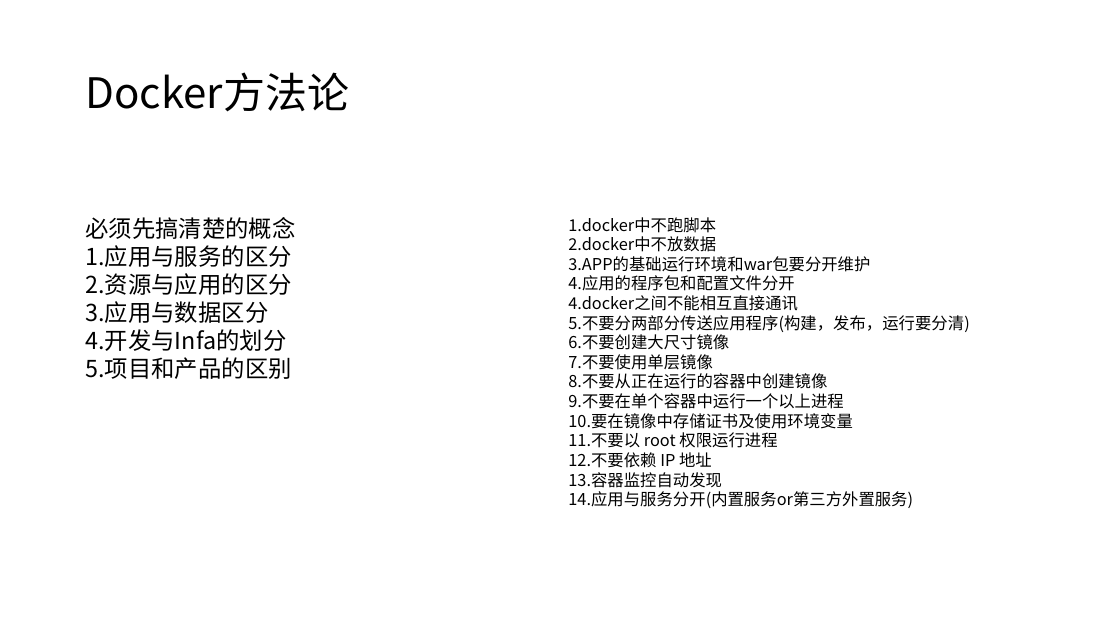
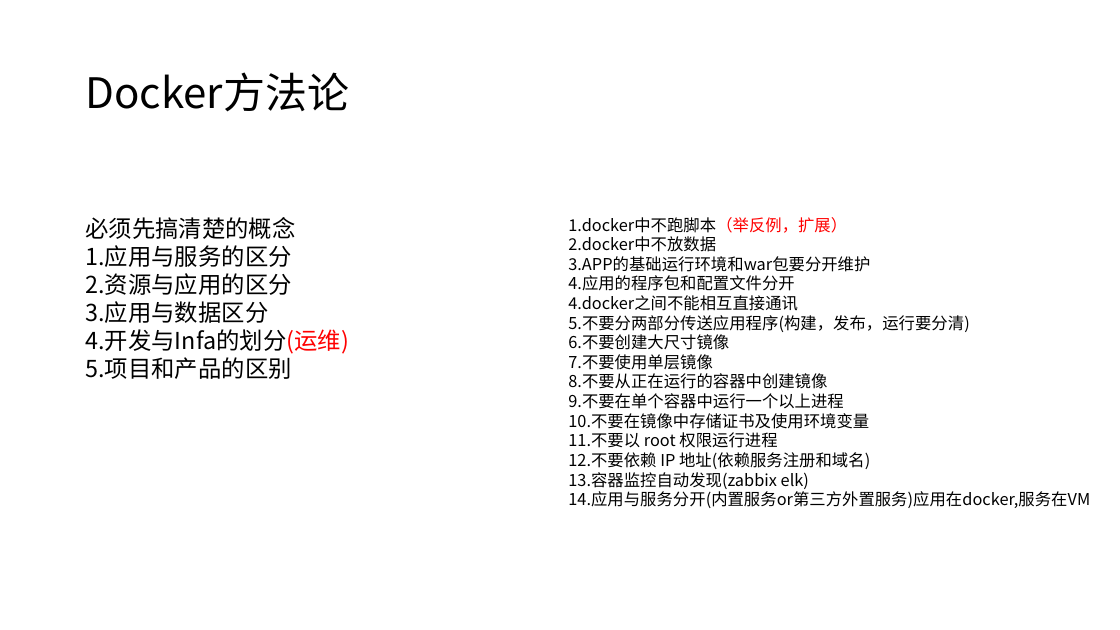
Before and after one commit to barrett-li/document, a slide deck: slide 5 of docker/docker_Paas方案V101.pptx. Drawn at 1120x630 pixels with LibreOffice and Linux fonts; fonts in the diff are those of the drawing. Boxes give left, top, right and bottom in pixels: in the first picture for what was removed or moved away, otherwise in the second. Text is boxed around its words. In the diff, an @@ line names an element or a change of style, - is before the commit and + after.

```diff
--- a/docker/docker_Paas方案V101.pptx
+++ b/docker/docker_Paas方案V101.pptx
@@ text at box(568, 217, 847, 233): text changed @@
-1.docker中不跑脚本
+1.docker中不跑脚本（举反例，扩展）
@@ text at box(85, 329, 349, 354): text changed @@
-4.开发与Infa的划分
+4.开发与Infa的划分(运维)
@@ text at box(568, 413, 869, 429): text changed @@
-10.要在镜像中存储证书及使用环境变量
+10.不要在镜像中存储证书及使用环境变量
@@ text at box(568, 452, 1090, 508): text changed @@
-12.不要依赖 IP 地址
-13.容器监控自动发现
-14.应用与服务分开(内置服务or第三方外置服务)
+12.不要依赖 IP 地址(依赖服务注册和域名)
+13.容器监控自动发现(zabbix elk)
+14.应用与服务分开(内置服务or第三方外置服务)应用在docker,服务在VM
```
Also in this commit, not shown: 6 other slides changed.
